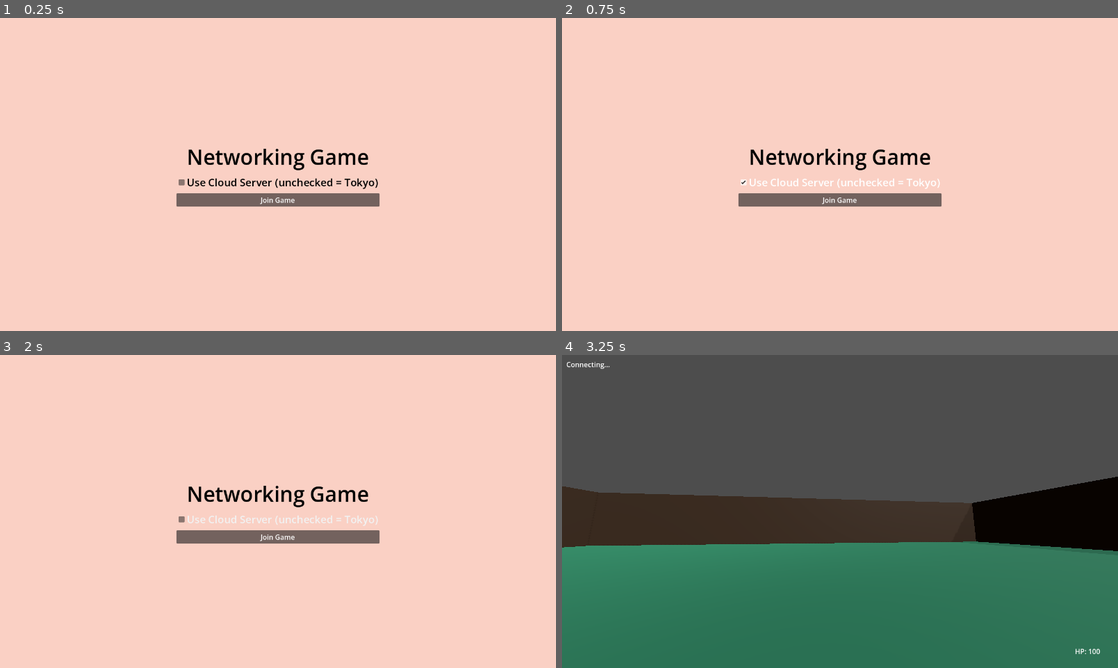
Above: before the commit, frames 1-4 (two rows, left to right).
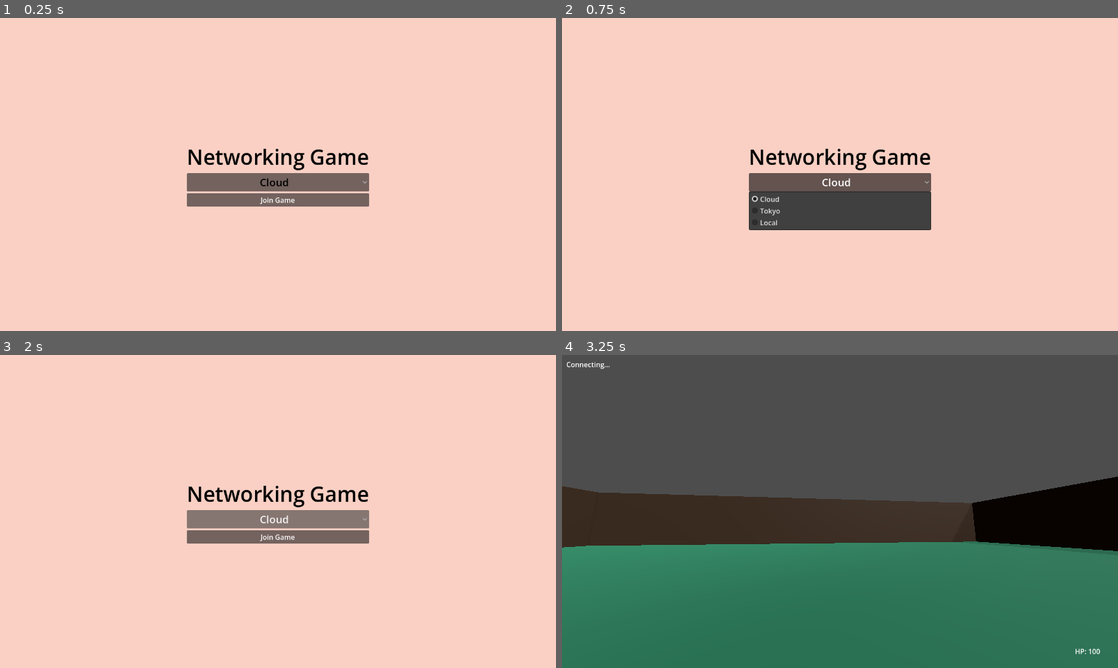
Above: after the commit, the same moments.

Repository: Carter-Lewis/fps_network_protocol
Game: Godot game, scene res://scenes/MainMenu.tscn
Two runs of this game, one before a commit and one after it. Both use one fixed random seed, a clock stepped at 60 frames per second and the inputs below.
Inputs (mouse positions are in pixels of both pictures, inside the frame that each line leads up to):
- Up to frame 1 (0.25 s): no input
- Up to frame 2 (0.75 s): click (840, 180) at 0.5 s, where only the run before the commit has a clickable "Use Cloud Server (unchecked =…"
- Up to frame 3 (2 s): click (278, 517) at 1.25 s, where only the run after the commit has a clickable "Cloud"
- Up to frame 4 (3.25 s): click "Join Game" at 2 s; tap Enter at 2.75 s; move the mouse to (867, 511) at 2.77 s; press the mouse at (867, 511) at 2.78 s; hold W (move_forward) from 2.78 s (still down); tap Space (jump) at 3.02 s

The runs differ from the first frame. In frame 1, 2.1% of the frame differs, in the area x 31-69%, y 49-61%; in frame 2, 6.1%, in the area x 31-69%, y 49-68%; in frame 3, 2.2%; in frame 4, nothing differs.

Commit message:
cleaning up drift logging functionality

Diff:
--- a/fps_game/scenes/MainMenu.tscn
+++ b/fps_game/scenes/MainMenu.tscn
@@ -42,11 +42,10 @@
 text = "Networking Game"
 horizontal_alignment = 1
 
-[node name="CheckBox" type="CheckBox" parent="CanvasLayer/VBoxContainer" unique_id=112973860]
+[node name="OptionButton" type="OptionButton" parent="CanvasLayer/VBoxContainer" unique_id=102020558]
 layout_mode = 2
 theme_override_colors/font_color = Color(0, 0, 0, 1)
 theme_override_font_sizes/font_size = 24
-text = "Use Cloud Server (unchecked = Tokyo)"
 alignment = 1
 icon_alignment = 1
 
--- a/fps_game/scenes/main_menu.gd
+++ b/fps_game/scenes/main_menu.gd
@@ -1,15 +1,18 @@
 extends Control
 
-@onready var cloud_toggle: CheckBox = $CanvasLayer/VBoxContainer/CheckBox
+@onready var server_select: OptionButton = $CanvasLayer/VBoxContainer/OptionButton
 @onready var join_button: Button = $CanvasLayer/VBoxContainer/Button
 
 func _ready() -> void:
+	server_select.add_item("Cloud")
+	server_select.add_item("Tokyo")
+	server_select.add_item("Local")
 	join_button.pressed.connect(_on_join_pressed)
 
 func _on_join_pressed() -> void:
-	if cloud_toggle.button_pressed:
-		NetworkManager.active_server = NetworkManager.Server.CLOUD
-	else:
-		NetworkManager.active_server = NetworkManager.Server.TOKYO
+	match server_select.selected:
+		0: NetworkManager.active_server = NetworkManager.Server.CLOUD
+		1: NetworkManager.active_server = NetworkManager.Server.TOKYO
+		2: NetworkManager.active_server = NetworkManager.Server.LOCAL
 	NetworkManager.connect_to_server()
 	get_tree().change_scene_to_file("res://scenes/Main.tscn")
--- a/fps_game/scripts/Main.gd
+++ b/fps_game/scripts/Main.gd
@@ -40,9 +40,3 @@
 		drift_ui.text = "Connecting..."
 	else:
 		drift_ui.text = "Connected | player_id = %d" % NetworkManager.my_player_id
-
-func _input(event: InputEvent) -> void:
-	if event is InputEventKey and event.pressed:
-		if event.keycode == KEY_F2:
-			NetworkManager.export_drift_csv()
-			drift_ui.text = "Drift log saved!"
--- a/fps_game/scripts/NetworkManager.gd
+++ b/fps_game/scripts/NetworkManager.gd
@@ -37,12 +37,29 @@
 var remote_players: Dictionary = {}  # player_id (int) -> RemotePlayer node
 
 var _drift_log: Array = []
+var _show_drift_ui := false
 var _start_time: float = 0.0
 
 signal player_joined(player_id: int)
 
 func _ready():
 	_start_time = Time.get_ticks_msec() / 1000.0
+	# wrap in CanvasLayer so it renders over the game
+	var canvas = CanvasLayer.new()
+	canvas.name = "DriftCanvas"
+	add_child(canvas)
+	var label = Label.new()
+	label.name = "DriftLabel"
+	label.anchor_left = 1.0
+	label.anchor_right = 1.0
+	label.anchor_top = 0.0
+	label.anchor_bottom = 0.0
+	label.offset_left = -200.0
+	label.offset_right = -10.0
+	label.offset_top = 10.0
+	label.horizontal_alignment = HORIZONTAL_ALIGNMENT_RIGHT
+	label.visible = false
+	canvas.add_child(label)
 
 func connect_to_server():
 	_start_udp()
@@ -94,6 +111,18 @@
 	if my_player_id >= 0:
 		_send_player_input()
 		_poll_udp()
+	# update drift label if visible
+	if _show_drift_ui:
+		_update_drift_label()
+
+# f2 = export csv, f3 = toggle drift ui
+func _input(event: InputEvent) -> void:
+	if event is InputEventKey and event.pressed and not event.echo:
+		if event.keycode == KEY_F2:
+			export_drift_csv()
+		elif event.keycode == KEY_F3:
+			_show_drift_ui = !_show_drift_ui
+			get_node("DriftCanvas/DriftLabel").visible = _show_drift_ui
 
 # tcp in: read connected (0x10) and store assigned player id
 func _poll_tcp():
@@ -191,17 +220,20 @@
 		return
 	var drift = server_pos.distance_to(local_player.global_position)
 	var elapsed = (Time.get_ticks_msec() / 1000.0) - _start_time
-	_drift_log.append({"time": elapsed, "drift": drift})
+	_drift_log.append({"time": elapsed, "player_id": my_player_id, "drift": drift})
 	if drift > 0.5:
 		local_player.global_position = local_player.global_position.lerp(server_pos, 0.3)
 
-# apply server position and yaw to a remote player node
+# apply server position and yaw to a remote player node, log drift
 func _apply_remote(pid: int, pos: Vector3, yaw: float):
 	if not remote_players.has(pid):
 		emit_signal("player_joined", pid)
 		return
 	var rp = remote_players[pid]
 	if is_instance_valid(rp):
+		var drift = pos.distance_to(rp.global_position)
+		var elapsed = (Time.get_ticks_msec() / 1000.0) - _start_time
+		_drift_log.append({"time": elapsed, "player_id": pid, "drift": drift})
 		rp.apply_state(pos, yaw)
 
 # called by LocalPlayer.gd and Main.gd after spawning nodes
@@ -244,13 +276,30 @@
 		return val + 256
 	return val
 
+# export drift log to csv, one row per player per sample
 func export_drift_csv() -> void:
 	var file = FileAccess.open("user://drift_log.csv", FileAccess.WRITE)
 	if file == null:
 		push_error("Failed to open drift log file")
 		return
-	file.store_line("time_seconds,drift_units")
+	file.store_line("time_seconds,player_id,drift_units")
 	for entry in _drift_log:
-		file.store_line("%.3f,%.4f" % [entry["time"], entry["drift"]])
+		file.store_line("%.3f,%d,%.4f" % [entry["time"], entry["player_id"], entry["drift"]])
 	file.close()
 	print("Drift log saved to: ", OS.get_user_data_dir(), "/drift_log.csv")
+
+# build and update the on-screen drift label from recent log entries
+func _update_drift_label():
+	var label = get_node("DriftCanvas/DriftLabel")
+	if _drift_log.is_empty():
+		label.text = "no drift data yet"
+		return
+	# collect most recent drift per player
+	var latest: Dictionary = {}
+	for entry in _drift_log:
+		latest[entry["player_id"]] = entry["drift"]
+	var lines = ["-- drift (F3 to hide) --"]
+	for pid in latest:
+		var tag = "me" if pid == my_player_id else "p%d" % pid
+		lines.append("%s: %.4f" % [tag, latest[pid]])
+	label.text = "\n".join(lines)
